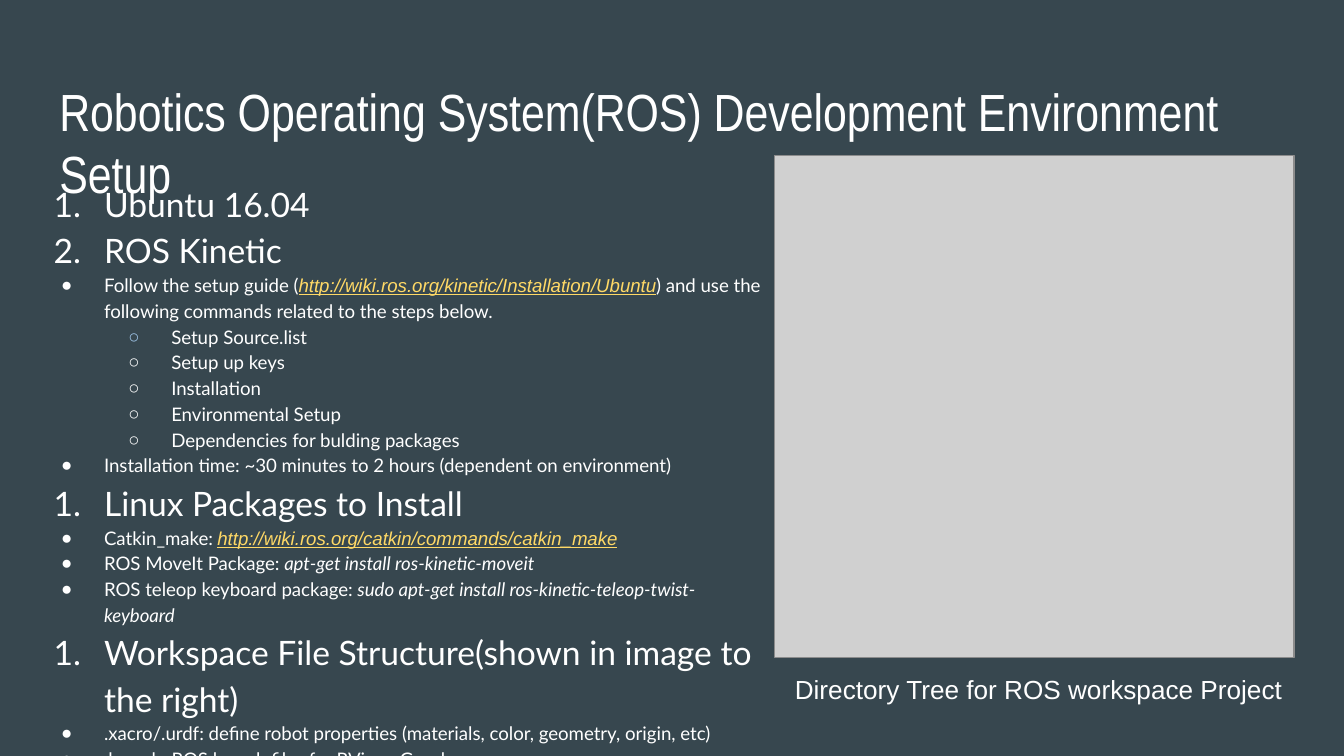
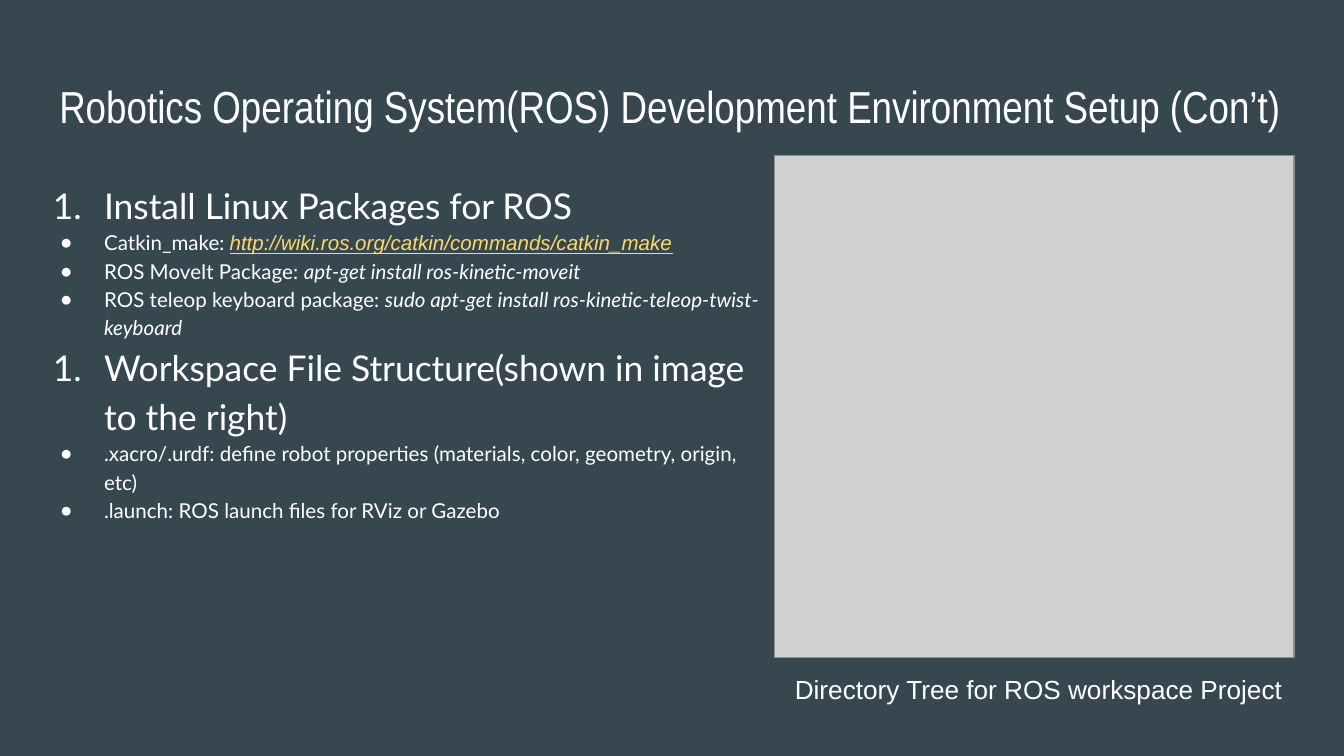
Before and after one commit to KritiHedau/Master_Project, a slide deck: slide 3 of Presentation/CMPE295B Update.pptx (slide 2 before the commit). Drawn at 1344x756 pixels with LibreOffice and Linux fonts; fonts in the diff are those of the drawing; grey boxes stand for pictures. Boxes give left, top, right and bottom in pixels: in the first picture for what was removed or moved away, otherwise in the second. Text is boxed around its words. In the diff, an @@ line names an element or a change of style, - is before the commit and + after.

Commit message:
add ROS and update ppt

```diff
--- a/Presentation/CMPE295B Update.pptx
+++ b/Presentation/CMPE295B Update.pptx
@@ title at (59,90,1280,132): text changed; size 28 to 24 pt @@
-Robotics Operating System(ROS) Development Environment Setup
+Robotics Operating System(ROS) Development Environment Setup (Con’t)
@@ text at (104,193,571,226): text changed; size 10 to 19 pt @@
-1. Ubuntu 16.04
-2. ROS Kinetic
-● Follow the setup guide (http://wiki.ros.org/kinetic/Installation/Ubuntu) and use the following commands related to the steps below.
-  ○ Setup Source.list
-  ○ Setup up keys
-  ○ Installation
-  ○ Environmental Setup
-  ○ Dependencies for bulding packages
-● Installation time: ~30 minutes to 2 hours (dependent on environment)
-1. Linux Packages to Install
+1. Install Linux Packages for ROS
@@ text at (104,235,759,518): size 10 to 11 pt in "Catkin_make: http://wiki.ros.org/catkin/commands/catkin_make", "ROS MoveIt Package: apt-get install ros-kinetic-moveit", "ROS teleop keyboard package: sudo apt-get install ...", ".xacro/.urdf: define robot properties (materials, color, geo ..." and 1 more places; size 18 to 19 pt in "Workspace File Structure(shown in image to the ..."; indent changed @@
```
Also in this commit, not shown: 3 other slides changed, 4 slides added, 2 slides removed.
